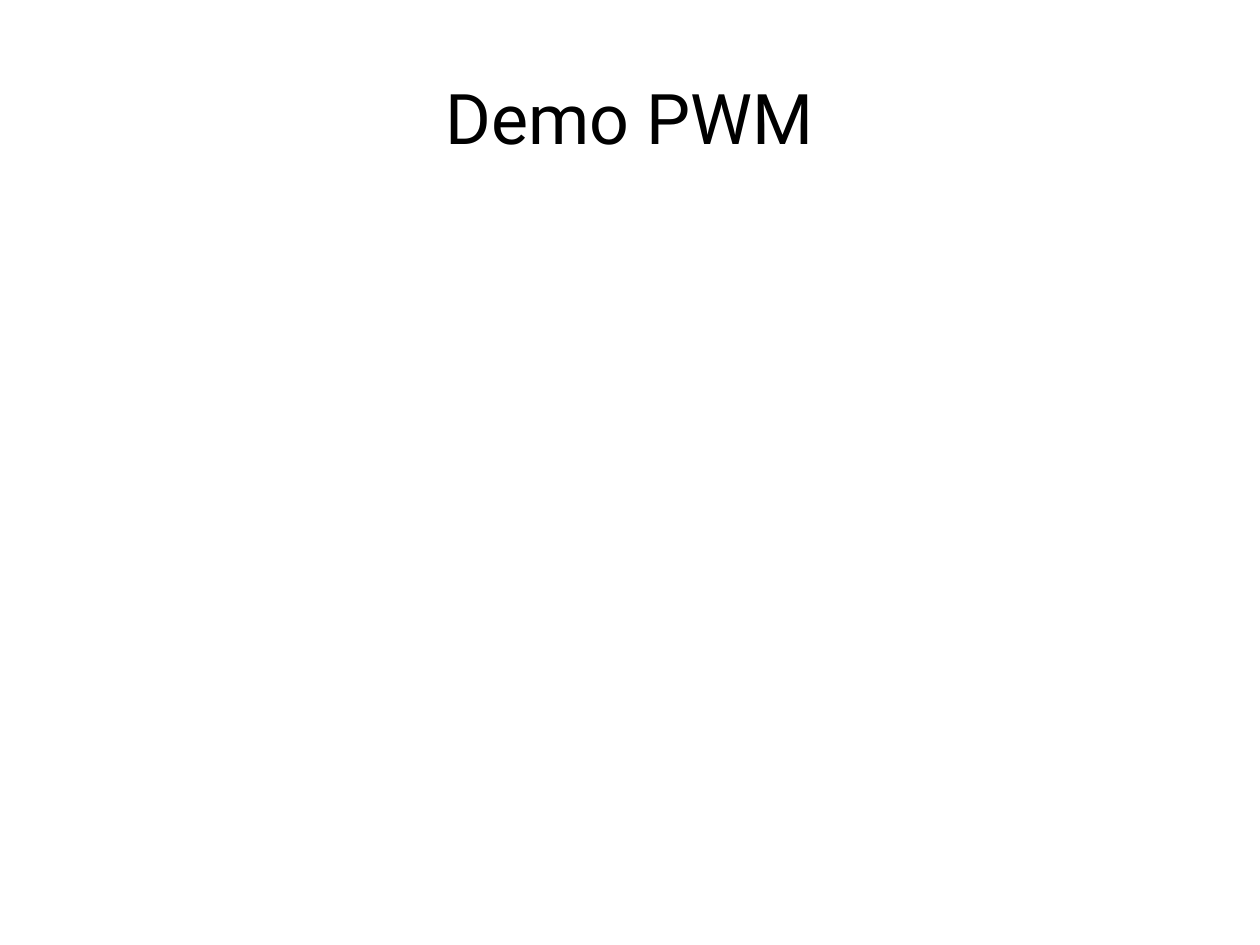
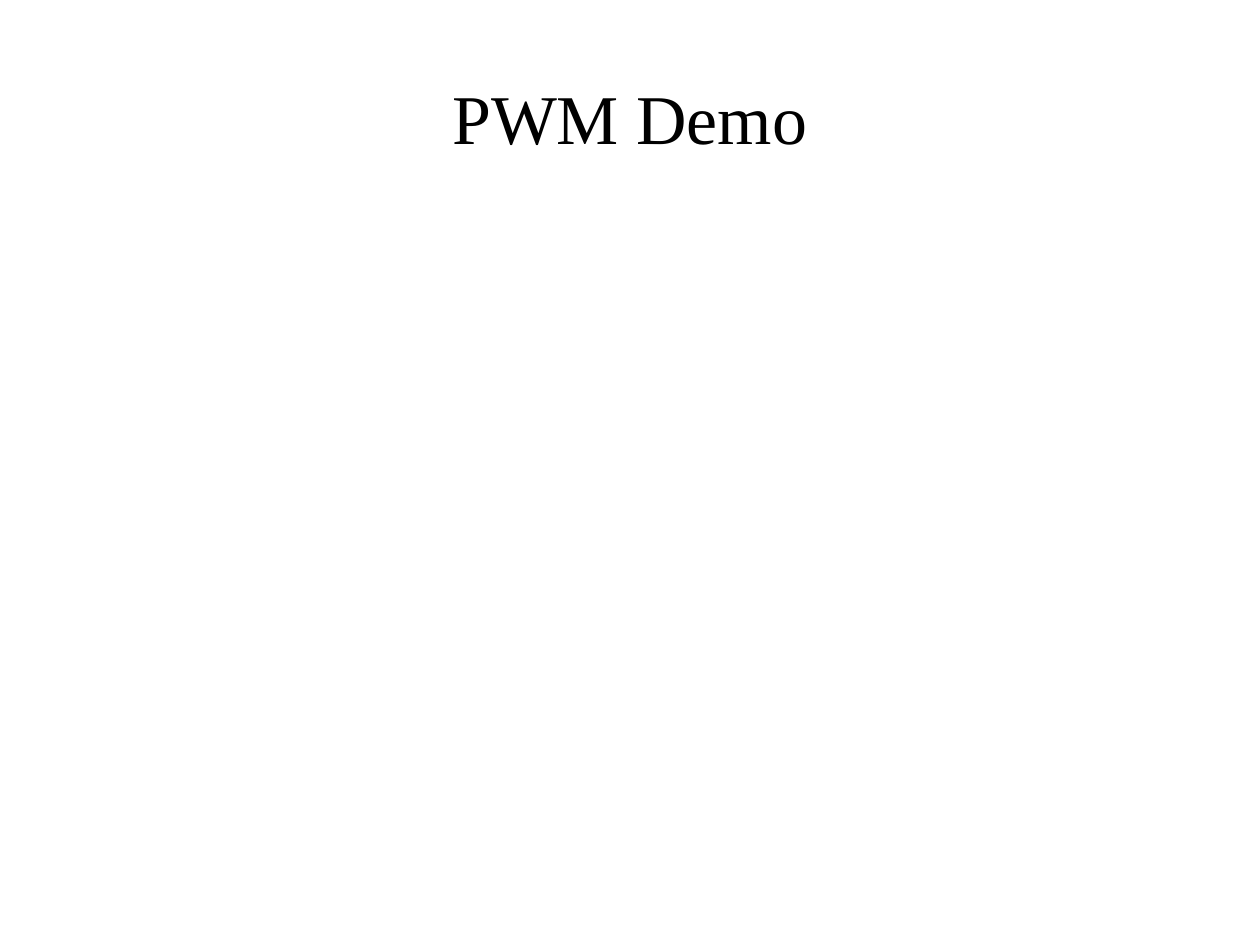
Before and after one commit to frezik/rpi_perl_presentation, a slide deck: slide 19 of raspberry_pi_perl.odp (slide 13 before the commit). Drawn at 1260x945 pixels with LibreOffice and Linux fonts; fonts in the diff are those of the drawing. Boxes give left, top, right and bottom in pixels: in the first picture for what was removed or moved away, otherwise in the second. Text is boxed around its words. In the diff, an @@ line names an element or a change of style, - is before the commit and + after.

```diff
--- a/raspberry_pi_perl.odp
+++ b/raspberry_pi_perl.odp
@@ title at <box>452,98,807,145</box>: text changed; font Roboto to Times New Roman @@
-Demo PWM
+PWM Demo
```
Also in this commit, not shown: 8 other slides changed, 13 slides added, 6 slides removed, 1 other file.
